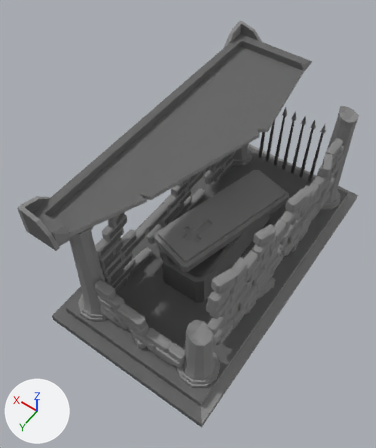
An edit to the FBX model Assets/ART/3D/Props/prop_mausoleum_2.FBX, drawn before and after from the same camera.
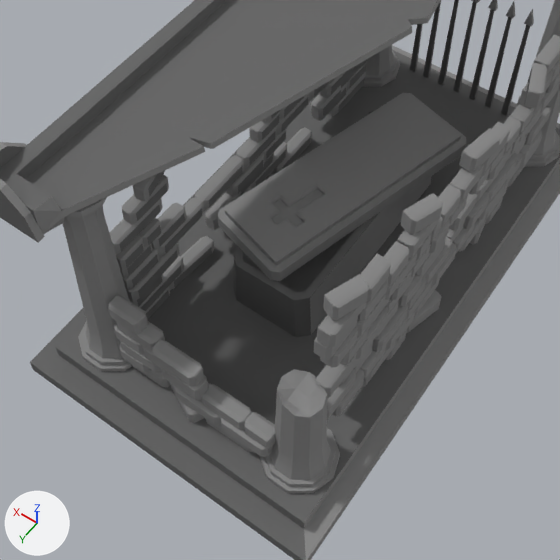
Old and new are each drawn whole from a 50 mm lens placed at (-0.853, 1.488, 2.47), pointed at (0.093, 0.164, 0.389) and again close up on the part from 9% to 90% of the width and 27% to 95% of the height. The axes (+X, +Y, +Z) are drawn at lower left. The lights are the same throughout. Where no turn or scale is listed for an object, it has been applied to the vertices.

Names of what the first close-up shows: 'Variante mur 1'.
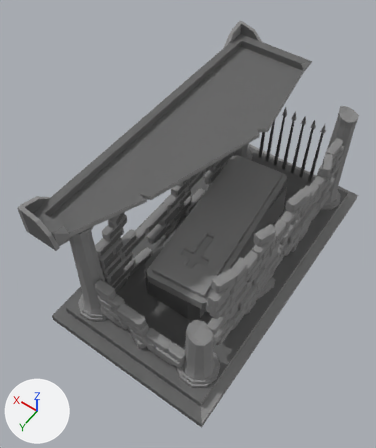
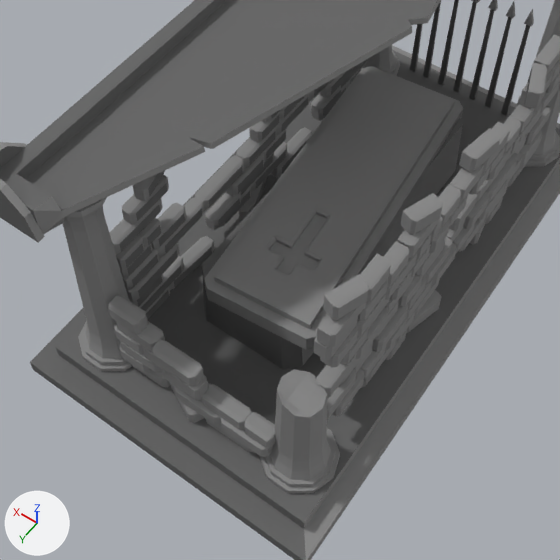
The newer file is also turned or shifted as a whole; pictures and numbers use the older file's frame.

Pixel boxes (x1, y1, x2, y2) of what changed, in the close-ups (560 x 560 px; the box of a moved part takes in the faces that stretch with it):
part 1 of me_mesh, moved or reshaped: before (234, 106, 432, 337); after (202, 118, 463, 369)
part 2 of me_mesh, moved or reshaped: before (218, 93, 466, 281); after (204, 66, 463, 350)

Diff of the bpy script that builds the scene:
```diff
--- a/Assets/ART/3D/Props/prop_mausoleum_2.FBX.py
+++ b/Assets/ART/3D/Props/prop_mausoleum_2.FBX.py
@@ me_mesh @@
 me_mesh.from_pydata(...)  # 4477 vertices, 8274 faces; spans x -0.12..0.82, y -0.83..0.86, z -0.42..0.49
 # used by ob_variante_mur_1; location = (-0.349, -0.013, 0.424)
+# me_mesh part 1: the loose piece of 32 vertices spanning x 0.21..0.49, y -0.35..0.38, z -0.38..-0.14 is scaled about its middle by 1.28, then moved by (0.0, 0.0, -0.01)
+# me_mesh part 2: the loose piece of 156 vertices spanning x 0.13..0.58, y -0.41..0.37, z -0.14..-0.08 is turned 20.3 degrees about the z axis through its middle and scaled by 1.28, then moved by (-0.02, 0.04, 0.0)
 me_mesh.materials.append(mat_02___default)
```
